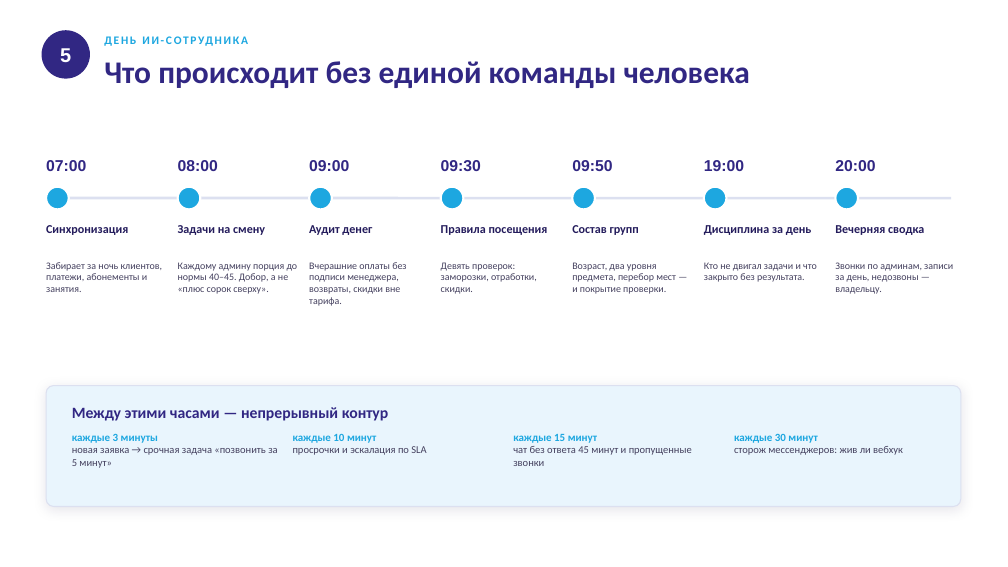
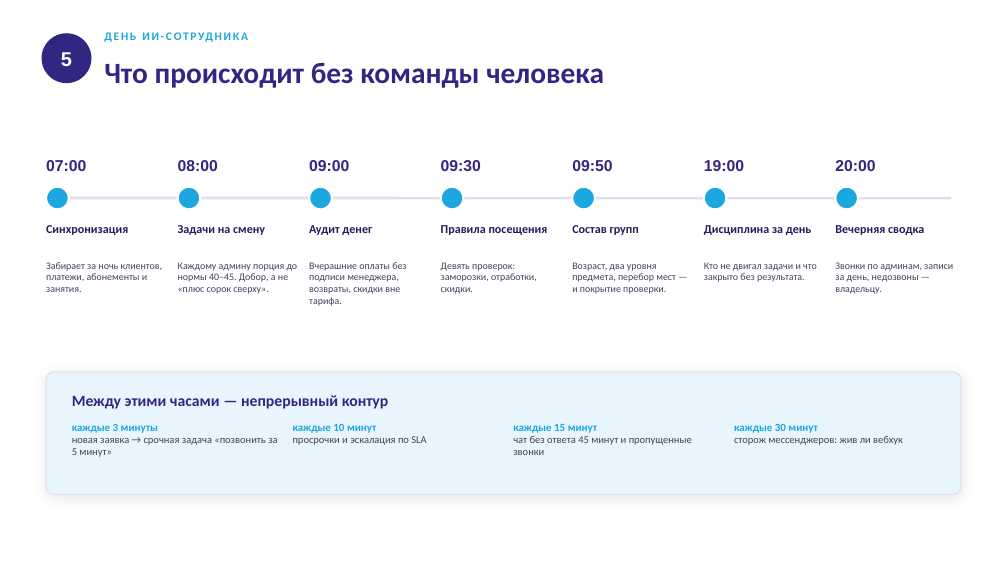
Before and after one commit to ivanashchenko/kidsup, a slide deck: slide 5 of app/static/slides_ai_kidsup.pptx. Drawn at 1008x567 pixels with LibreOffice and Linux fonts; fonts in the diff are those of the drawing. Boxes give left, top, right and bottom in pixels: in the first picture for what was removed or moved away, otherwise in the second. Text is boxed around its words. In the diff, an @@ line names an element or a change of style, - is before the commit and + after.

```diff
--- a/app/static/slides_ai_kidsup.pptx
+++ b/app/static/slides_ai_kidsup.pptx
@@ text "ДЕНЬ ИИ-СОТРУДНИКА": place and size @@
-text "ДЕНЬ ИИ-СОТРУДНИКА" at [104, 29, 959, 51]
+text "ДЕНЬ ИИ-СОТРУДНИКА" at [104, 26, 959, 47]
@@ text "5": place and size @@
-text "5" at [60, 48, 71, 62]
+text "5" at [61, 52, 72, 66]
@@ ellipse: place and size @@
-ellipse at [42, 30, 90, 79]
+ellipse at [42, 33, 91, 83]
@@ text at [104, 62, 604, 88]: text changed; size 30 to 28 pt @@
-Что происходит без единой команды человека
+Что происходит без команды человека
@@ rounded rectangle: place and size @@
-rounded rectangle at [46, 386, 961, 507]
+rounded rectangle at [46, 372, 961, 495]
@@ 5 texts: place and size @@
-5 texts at [72, 407, 903, 468]
+5 texts at [72, 395, 903, 457]
```
Also in this commit, not shown: 15 other slides changed, 2 other files.
